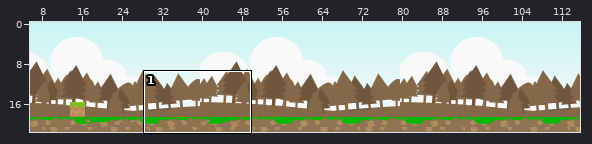
A Tiled map gets an edit: maps/mapa.tmx. Above, an overview of the earlier version with the close-up marked.
Close-up. As it was:
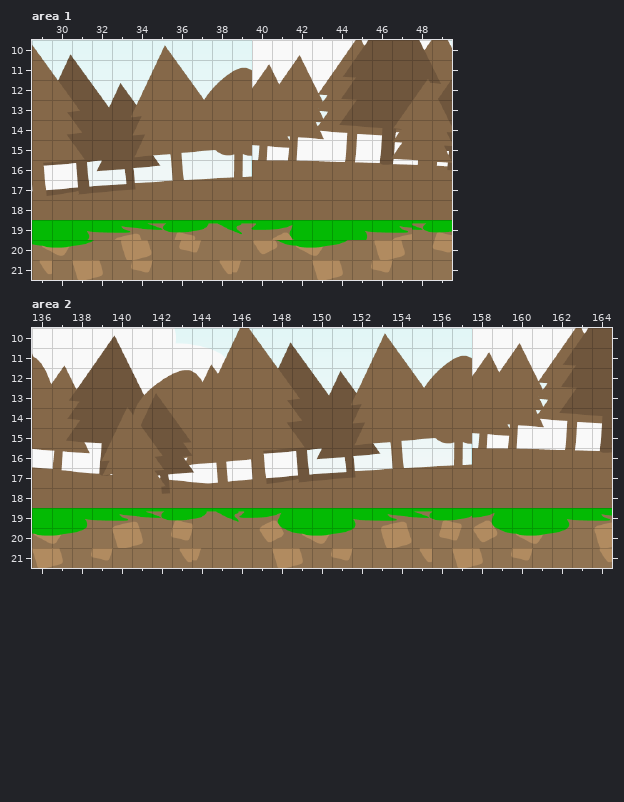
Cells are 32x32 px. Shown: area 1 x 29..49, y 10..21; area 2 x 136..164, y 10..21. The commit also changed other parts of the map, which this record leaves out.
And afterwards:
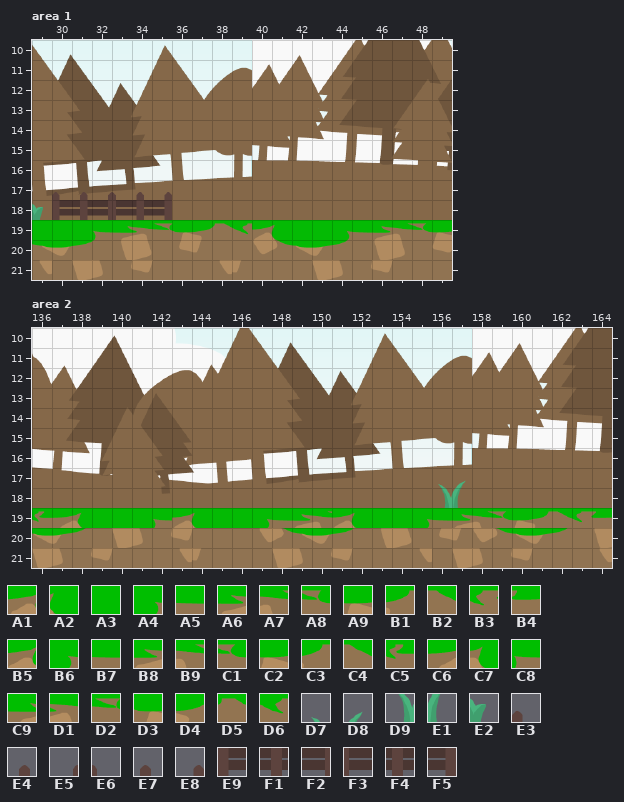
Key: from "floresta": A1 800 "ground", A2 801 "ground", A3 802 "ground", A4 804 "ground", A5 805 "ground", A6 806 "ground", A7 807 "ground", A8 808 "ground", A9 809 "ground", B1 810 "ground", B2 811 "ground", B3 812 "ground", B4 813 "ground", B5 814 "ground", B6 818 "ground", B7 819 "ground", B8 820 "ground", B9 821 "ground", C1 822 "ground", C2 823 "ground", C3 824 "ground", C4 825 "ground", C5 826 "ground", C6 827 "ground", C7 828 "ground", C8 832 "ground", C9 833 "ground", D1 834 "ground", D2 835 "ground", D3 836 "ground", D4 837 "ground", D5 838 "ground", D6 839 "ground"; from "tilesheet_complete": D7 194, D8 195, D9 238, E1 239, E2 243, E3 810, E4 811, E5 812, E6 813, E7 814, E8 815, E9 854, F1 855, F2 856, F3 857, F4 858, F5 859.
__ is an empty cell.
The exact change:
Layer "Camada de Tiles 1", area 1:
Tile B4 becomes tile A1 in row 19 at x 40.
Tile B5 becomes tile A2 in row 19 at x 41.
Tile A4 becomes tile A3 in row 19 at x 31.
Tile A3 becomes tile A4 in row 19 at x 44.
Tile B6 becomes tile A5 in row 19 at x 45.
Tile B7 becomes tile A6 in row 19 at x 46.
Tile B8 becomes tile A7 in row 19 at x 47.
Tile A5 becomes tile C8 in row 19 at x 32.
Tile A6 becomes tile C9 in row 19 at x 33.
Tile A7 becomes tile D1 in row 19 at x 34.
Tile A8 becomes tile D2 in row 19 at x 35.
Tile A9 becomes tile D3 in row 19 at x 36.
Tile B1 becomes tile D4 in row 19 at x 37.
Tile B2 becomes tile D5 in row 19 at x 38.
Tile B3 becomes tile D6 in row 19 at x 39.
Layer "Camada de Tiles 2", area 1:
The author put tile E2 in row 18 at x 29.
The author put tile E3 in row 17 at x 30.
The author put tile E4 in row 17 at x 31.
The author put tile E5 in row 17 at x 32.
The author put tile E6 in row 17 at x 33.
The author put tile E7 in row 17 at x 34.
The author put tile E8 in row 17 at x 35.
The author put tile E9 in row 18 at x 30.
The author put tile F1 in row 18 at x 31.
The author put tile F2 in row 18 at x 32.
The author put tile F3 in row 18 at x 33.
The author put tile F4 in row 18 at x 34.
The author put tile F5 in row 18 at x 35.
Layer "Camada de Tiles 1", area 2:
Tile A3 becomes tile A1 in row 19 at x 151.
Tile C2 becomes tile A1 in row 19 at x 143.
Tile C3 becomes tile A2 in row 19 at x 144.
Tile C8 becomes tile A2 in row 19 at x 152.
Tile B7 becomes tile A3 in row 19 at x 139.
Tile B8 becomes tile A3 in row 19 at x 140.
Tile B9 becomes tile A3 in row 19 at x 141.
Tile C4 becomes tile A3 in row 19 at x 145.
Tile C5 becomes tile A3 in row 19 at x 146.
Tile C9 becomes tile A3 in row 19 at x 153.
Tile D1 becomes tile A3 in row 19 at x 154.
Tile C6 becomes tile A4 in row 19 at x 147.
Tile D2 becomes tile A4 in row 19 at x 155.
Tile C7 becomes tile A5 in row 19 at x 148.
Tile D3 becomes tile A5 in row 19 at x 156.
Tile A3 becomes tile A6 in row 19 at x 149.
Tile D4 becomes tile A6 in row 19 at x 157.
Tile A1 becomes tile A7 in row 19 at x 158.
Tile A3 becomes tile A7 in row 19 at x 150.
Tile A2 becomes tile A8 in row 19 at x 159.
Tile A3 becomes tile A9 in row 19 at x 160.
Tile A3 becomes tile B1 in row 19 at x 161.
Tile A4 becomes tile B2 in row 19 at x 162.
Tile A5 becomes tile B3 in row 19 at x 163.
Tile A6 becomes tile B4 in row 19 at x 164.
Tile A3 becomes tile C5 in row 19 at x 136.
Tile A3 becomes tile C6 in row 19 at x 137.
Tile B6 becomes tile C7 in row 19 at x 138.
Tile C1 becomes tile C8 in row 19 at x 142.
Layer "Camada de Tiles 2", area 2:
The author put tile D7 in row 17 at x 156.
The author put tile D8 in row 17 at x 157.
The author put tile D9 in row 18 at x 156.
The author put tile E1 in row 18 at x 157.
